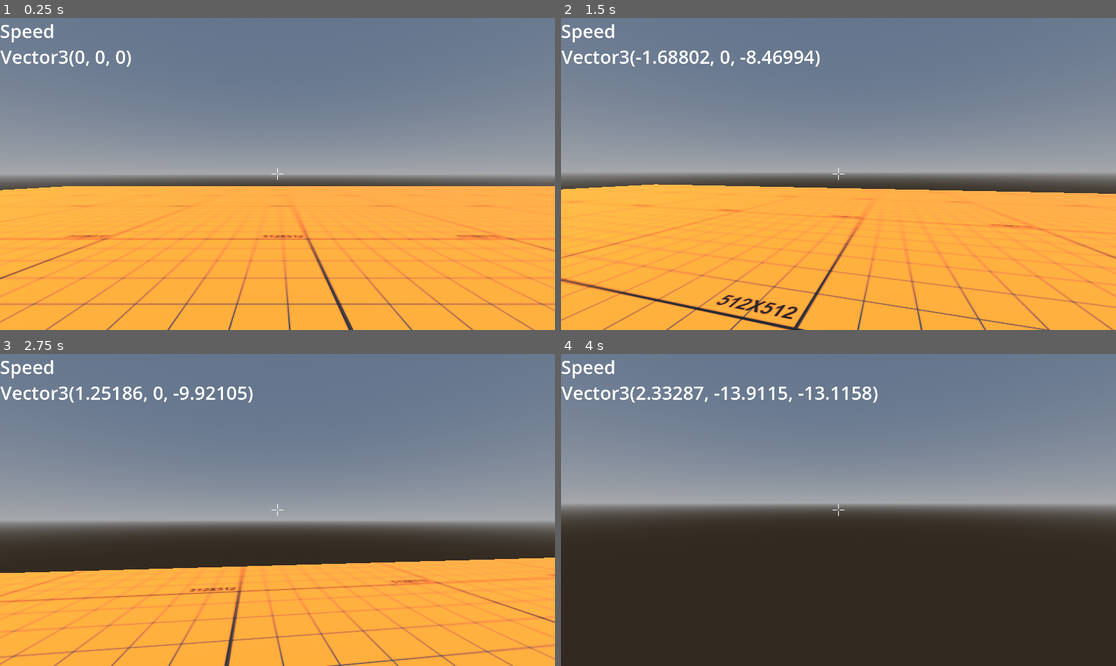
Above: before the commit, frames 1-4 (two rows, left to right).
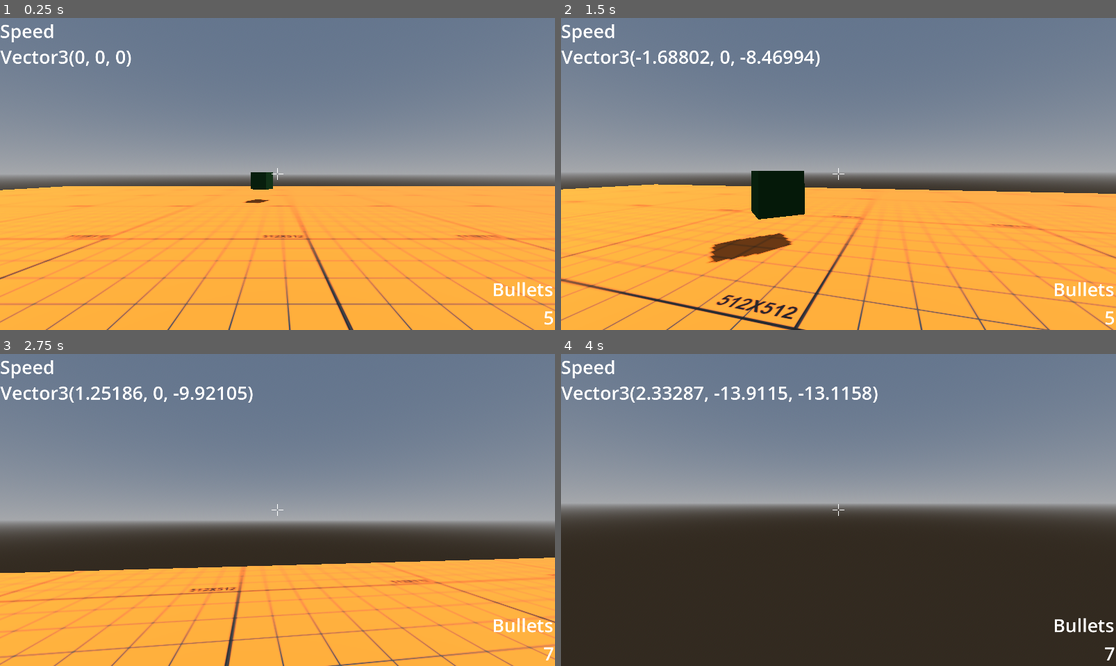
Above: after the commit, the same moments.

Repository: Nyedveg/Hop-Shot
Game: Godot game, scene res://main.tscn
The game is run twice, just before and just after one commit, with the same random seed, the same clock (stepped at 60 frames per second) and the same inputs.
Inputs (mouse positions are in pixels of both pictures, inside the frame that each line leads up to):
- Up to frame 1 (0.25 s): no input
- Up to frame 2 (1.5 s): tap Enter at 0.5 s; move the mouse to (866, 174) at 0.52 s; hold W (move_forward) from 0.53 s (still down); click (866, 174) at 0.6 s; move the mouse to (810, 174) at 1.27 s; tap Ctrl (crouch) at 1.35 s
- Up to frame 3 (2.75 s): keep holding W (move_forward); click (249, 510) at 1.55 s; move the mouse to (288, 503) at 2.02 s; click (288, 503) at 2.1 s
- Up to frame 4 (4 s): keep holding W (move_forward); move the mouse to (832, 516) at 2.77 s; tap Q (interact) at 2.85 s; click (832, 516) at 3.05 s; move the mouse to (877, 513) at 3.52 s; hold Shift (sprint) from 3.53 s (still down); click (877, 513) at 3.8 s

The runs differ from the first frame. In frame 1, 0.5% of the frame differs, in the area x 43-100%, y 49-99%; in frame 2, 2.4%, in the area x 26-100%, y 48-99%; in frame 3, 0.2%; in frame 4, 0.2%.

Commit message:
Added equipinng mechanic and bullet counter

Diff:
--- /dev/null
+++ b/ammo_box_script.gd
@@ -0,0 +1,12 @@
+extends Node3D
+
+@export var ammoValue: int
+signal change_ammo(ammoCount)
+
+# Called when the node enters the scene tree for the first time.
+func _ready():
+	pass
+
+func _on_area_3d_body_entered(body):
+	emit_signal("change_ammo", ammoValue)
+	queue_free()
--- a/main.tscn
+++ b/main.tscn
@@ -1,10 +1,11 @@
-[gd_scene load_steps=9 format=3 uid="uid://dovr0w2tdknkm"]
+[gd_scene load_steps=10 format=3 uid="uid://dovr0w2tdknkm"]
 
 [ext_resource type="Script" path="res://scripts/Main_level_script.gd" id="1_e5oxr"]
 [ext_resource type="PackedScene" uid="uid://c2h5wi5d0wwxc" path="res://prefabs/player/Player.tscn" id="2_83fl6"]
 [ext_resource type="Texture2D" uid="uid://b6pxv22bf1sx4" path="res://textures/512X512.png" id="2_t1ju2"]
 [ext_resource type="PackedScene" uid="uid://bxlhpwp5e5gig" path="res://weapons/weapon.tscn" id="3_l4mva"]
 [ext_resource type="PackedScene" uid="uid://pegiaoi4sodn" path="res://prefabs/death_zone.tscn" id="5_34waj"]
+[ext_resource type="PackedScene" uid="uid://djviime4g1lhc" path="res://prefabs/ammo_create.tscn" id="6_hhs8r"]
 
 [sub_resource type="StandardMaterial3D" id="StandardMaterial3D_i2e8i"]
 albedo_texture = ExtResource("2_t1ju2")
@@ -19,9 +20,10 @@
 
 [node name="Node3D" type="Node3D"]
 script = ExtResource("1_e5oxr")
+startAmmo = 5
 
 [node name="DirectionalLight3D" type="DirectionalLight3D" parent="."]
-transform = Transform3D(-0.866024, -0.433016, 0.250001, 0, 0.499998, 0.866026, -0.500003, 0.749999, -0.43301, 0, 8.72539, 0)
+transform = Transform3D(-0.866024, -0.433016, 0.250001, 0, 0.499998, 0.866027, -0.500003, 0.75, -0.43301, 0, 8.72539, 0)
 shadow_enabled = true
 
 [node name="CSGBox3D" type="CSGBox3D" parent="." groups=["shootable"]]
@@ -60,7 +62,7 @@
 size = Vector3(3.82837, 3.09546, 1)
 
 [node name="CSGBox3D3" type="CSGBox3D" parent="." groups=["shootable"]]
-transform = Transform3D(1, 0, 0, 0, 0.909396, 0.415932, 0, -0.415932, 0.909396, 0, 10.8057, -1.68509)
+transform = Transform3D(1, 0, 0, 0, 0.707107, 0.707107, 0, -0.707107, 0.707107, 0, 10, -1)
 use_collision = true
 collision_layer = 6
 collision_mask = 6
@@ -76,6 +78,33 @@
 [node name="Death_Zone" parent="." instance=ExtResource("5_34waj")]
 transform = Transform3D(1, 0, 0, 0, 1, 0, 0, 0, 1, 0, -71, 0)
 
+[node name="Label2" type="Label" parent="."]
+anchors_preset = 3
+anchor_left = 1.0
+anchor_top = 1.0
+anchor_right = 1.0
+anchor_bottom = 1.0
+offset_left = -218.0
+offset_top = -186.0
+offset_right = -6.0
+offset_bottom = -98.0
+grow_horizontal = 0
+grow_vertical = 0
+text = "Bullets"
+label_settings = SubResource("LabelSettings_13522")
+
+[node name="AmmoLabel" type="Label" parent="."]
+anchors_preset = 3
+anchor_left = 1.0
+anchor_top = 1.0
+anchor_right = 1.0
+anchor_bottom = 1.0
+offset_left = -40.0
+offset_top = -88.0
+grow_horizontal = 0
+grow_vertical = 0
+label_settings = SubResource("LabelSettings_a4i52")
+
 [node name="Label" type="Label" parent="."]
 offset_right = 40.0
 offset_bottom = 23.0
@@ -90,5 +119,12 @@
 offset_bottom = 112.0
 label_settings = SubResource("LabelSettings_a4i52")
 
+[node name="AmmoCreate" parent="." instance=ExtResource("6_hhs8r")]
+transform = Transform3D(1, 0, 0, 0, 1, 0, 0, 0, 1, -0.931564, 0.0574996, -12.4489)
+
+[connection signal="change_ammo" from="." to="Player" method="_on_node_3d_change_ammo"]
+[connection signal="set_ammo" from="." to="Player" method="_on_node_3d_set_ammo"]
 [connection signal="player_shot_fired" from="Player" to="." method="_on_player_player_shot_fired"]
+[connection signal="player_update_ammo" from="Player" to="." method="_on_player_player_update_ammo"]
 [connection signal="body_entered" from="Death_Zone" to="." method="_on_death_zone_body_entered"]
+[connection signal="change_ammo" from="AmmoCreate" to="." method="_on_ammo_create_change_ammo"]
--- /dev/null
+++ b/prefabs/ammo_create.tscn
@@ -0,0 +1,67 @@
+[gd_scene load_steps=6 format=3 uid="uid://djviime4g1lhc"]
+
+[ext_resource type="Script" path="res://ammo_box_script.gd" id="1_s5i4o"]
+
+[sub_resource type="StandardMaterial3D" id="StandardMaterial3D_s6nl5"]
+albedo_color = Color(0.054902, 0.313726, 0.101961, 1)
+
+[sub_resource type="Animation" id="Animation_yaepp"]
+resource_name = "ammo_box_spin"
+loop_mode = 1
+tracks/0/type = "value"
+tracks/0/imported = false
+tracks/0/enabled = true
+tracks/0/path = NodePath("CSGBox3D:rotation")
+tracks/0/interp = 1
+tracks/0/loop_wrap = true
+tracks/0/keys = {
+"times": PackedFloat32Array(0, 0.5, 1),
+"transitions": PackedFloat32Array(1, 1, 1),
+"update": 0,
+"values": [Vector3(0, 0, 0), Vector3(0, 3.14159, 0), Vector3(0, 6.28319, 0)]
+}
+tracks/1/type = "value"
+tracks/1/imported = false
+tracks/1/enabled = true
+tracks/1/path = NodePath("CSGBox3D:position")
+tracks/1/interp = 1
+tracks/1/loop_wrap = true
+tracks/1/keys = {
+"times": PackedFloat32Array(0, 0.5, 1),
+"transitions": PackedFloat32Array(1, 1, 1),
+"update": 0,
+"values": [Vector3(0, 1, 0), Vector3(0, 1.5, 0), Vector3(0, 1, 0)]
+}
+
+[sub_resource type="AnimationLibrary" id="AnimationLibrary_iqfmq"]
+_data = {
+"ammo_box_spin": SubResource("Animation_yaepp")
+}
+
+[sub_resource type="CylinderShape3D" id="CylinderShape3D_k3iwr"]
+height = 1.72512
+radius = 1.08302
+
+[node name="AmmoCreate" type="Node3D"]
+script = ExtResource("1_s5i4o")
+ammoValue = 2
+
+[node name="CSGBox3D" type="CSGBox3D" parent="."]
+transform = Transform3D(1, 0, 0, 0, 1, 0, 0, 0, 1, 0, 1, 0)
+material = SubResource("StandardMaterial3D_s6nl5")
+
+[node name="AnimationPlayer" type="AnimationPlayer" parent="."]
+libraries = {
+"": SubResource("AnimationLibrary_iqfmq")
+}
+autoplay = "ammo_box_spin"
+speed_scale = 0.75
+
+[node name="Area3D" type="Area3D" parent="."]
+input_ray_pickable = false
+
+[node name="CollisionShape3D" type="CollisionShape3D" parent="Area3D"]
+transform = Transform3D(1, 0, 0, 0, 1, 0, 0, 0, 1, 0, 0.812054, 0)
+shape = SubResource("CylinderShape3D_k3iwr")
+
+[connection signal="body_entered" from="Area3D" to="." method="_on_area_3d_body_entered"]
--- a/prefabs/player/Player.gd
+++ b/prefabs/player/Player.gd
@@ -33,7 +33,10 @@
 var direction = Vector3()
 
 signal player_shot_fired(pos)
-
+signal equip_gun()
+signal player_set_ammo(ammoCount)
+signal player_change_ammo(ammoCount)
+signal player_update_ammo(currentAmmo)
 # PLAYER.
 @onready var head := $Head
 @onready var camera3d := $Head/Camera3D
@@ -54,6 +57,7 @@
 	var weapon = weapons[weapon_name].weapon_scene.instantiate()
 	weapon.position = hand.position
 	hand.add_child(weapon)
+	emit_signal("equip_gun")
 
 # CALLED WHEN THE NODE ENTERS THE SCENE TREE FOR THE FIRST TIME.
 func _ready():
@@ -147,3 +151,12 @@
 
 func _on_weapon_handler_shot_fired(pos):
 	emit_signal("player_shot_fired", pos)
+
+func _on_node_3d_change_ammo(setAmmo):
+	emit_signal("player_change_ammo", setAmmo)
+
+func _on_node_3d_set_ammo(ammoCount):
+	emit_signal("player_set_ammo", ammoCount)
+
+func _on_weapon_handler_update_ammo(currentAmmo):
+	emit_signal("player_update_ammo", currentAmmo)
--- a/prefabs/player/Player.tscn
+++ b/prefabs/player/Player.tscn
@@ -98,4 +98,8 @@
 target_position = Vector3(0, 1, 0)
 collision_mask = 2
 
+[connection signal="equip_gun" from="." to="Head/Weapon_handler" method="_on_player_equip_gun"]
+[connection signal="player_change_ammo" from="." to="Head/Weapon_handler" method="_on_player_player_change_ammo"]
+[connection signal="player_set_ammo" from="." to="Head/Weapon_handler" method="_on_player_player_set_ammo"]
 [connection signal="shot_fired" from="Head/Weapon_handler" to="." method="_on_weapon_handler_shot_fired"]
+[connection signal="update_ammo" from="Head/Weapon_handler" to="." method="_on_weapon_handler_update_ammo"]
--- a/prefabs/player/Weapon_handler_script.gd
+++ b/prefabs/player/Weapon_handler_script.gd
@@ -1,21 +1,38 @@
 extends Node3D
 
 signal shot_fired(pos)
+signal update_ammo(currentAmmo)
 
 @onready var player = $"../.."
 @onready var hand_anim = $"../Camera3D/Hand/AnimationPlayer"
 @onready var aimcast = $"../Camera3D/AimCast"
 
+var equipped: bool
+@export var ammo: int
+
 # Called when the node enters the scene tree for the first time.
 func _ready():
-	pass # Replace with function body.
+	equipped = false
 
 # Called every frame. 'delta' is the elapsed time since the previous frame.
 func _physics_process(_delta):
 	#WEAPON SHOOTING
-	if Input.is_action_just_pressed("fire"):
+	#print(ammo)
+	if Input.is_action_just_pressed("fire") && equipped && ammo > 0:
 		if !hand_anim.is_playing():
 			hand_anim.play("firing_animation")
 			if aimcast.is_colliding() && aimcast.get_collider().is_in_group("shootable"):
 				emit_signal("shot_fired", aimcast.get_collision_point())
-				var projectile_vector = position - aimcast.get_collision_point()
+				ammo -= 1
+				emit_signal("update_ammo", ammo)
+
+func _on_player_equip_gun():
+	equipped = true
+
+func _on_player_player_change_ammo(ammoCount):
+	ammo += ammoCount
+	emit_signal("update_ammo", ammo)
+
+func _on_player_player_set_ammo(ammoCount):
+	ammo = ammoCount
+	emit_signal("update_ammo", ammo)
--- a/scripts/Main_level_script.gd
+++ b/scripts/Main_level_script.gd
@@ -3,22 +3,33 @@
 var collider_obj = preload( "res://prefabs/collider.tscn")
 @onready var speed_label = $SpeedLabel
 @onready var player = $Player
+@onready var ammo_label = $AmmoLabel
+
+@export var startAmmo: int
+signal set_ammo(setAmmo)
+signal change_ammo(ammoCount)
 
 # Called when the node enters the scene tree for the first time.
 func _ready():
-	pass # Replace with function body.
+	emit_signal("set_ammo", startAmmo)
 
 # Called every frame. 'delta' is the elapsed time since the previous frame.
 func _process(_delta):
 	speed_label.text = var_to_str(player.velocity)
-	pass
 
 # A signal emmited by the player, when the weapon gets shot
 func _on_player_player_shot_fired(pos):
 	var collider = collider_obj.instantiate()
 	add_child(collider)
 	collider.position = pos
+	startAmmo -= 1
 
 func _on_death_zone_body_entered(body):
 	print("You died")
 	body.position = Vector3.ZERO + Vector3(0,5,0)
+
+func _on_ammo_create_change_ammo(ammoCount):
+	emit_signal("change_ammo", ammoCount)
+
+func _on_player_player_update_ammo(currentAmmo):
+	ammo_label.text = var_to_str(currentAmmo)
